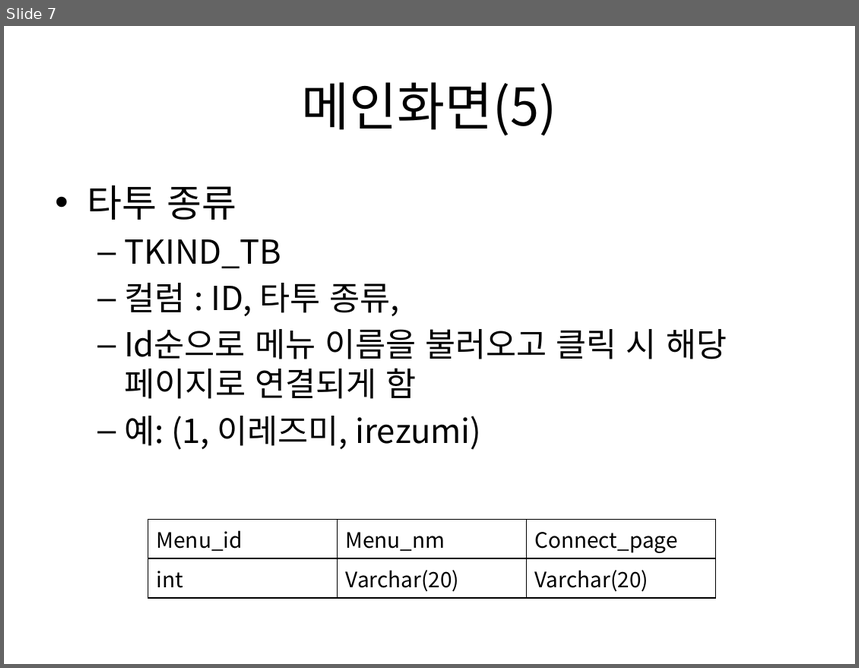
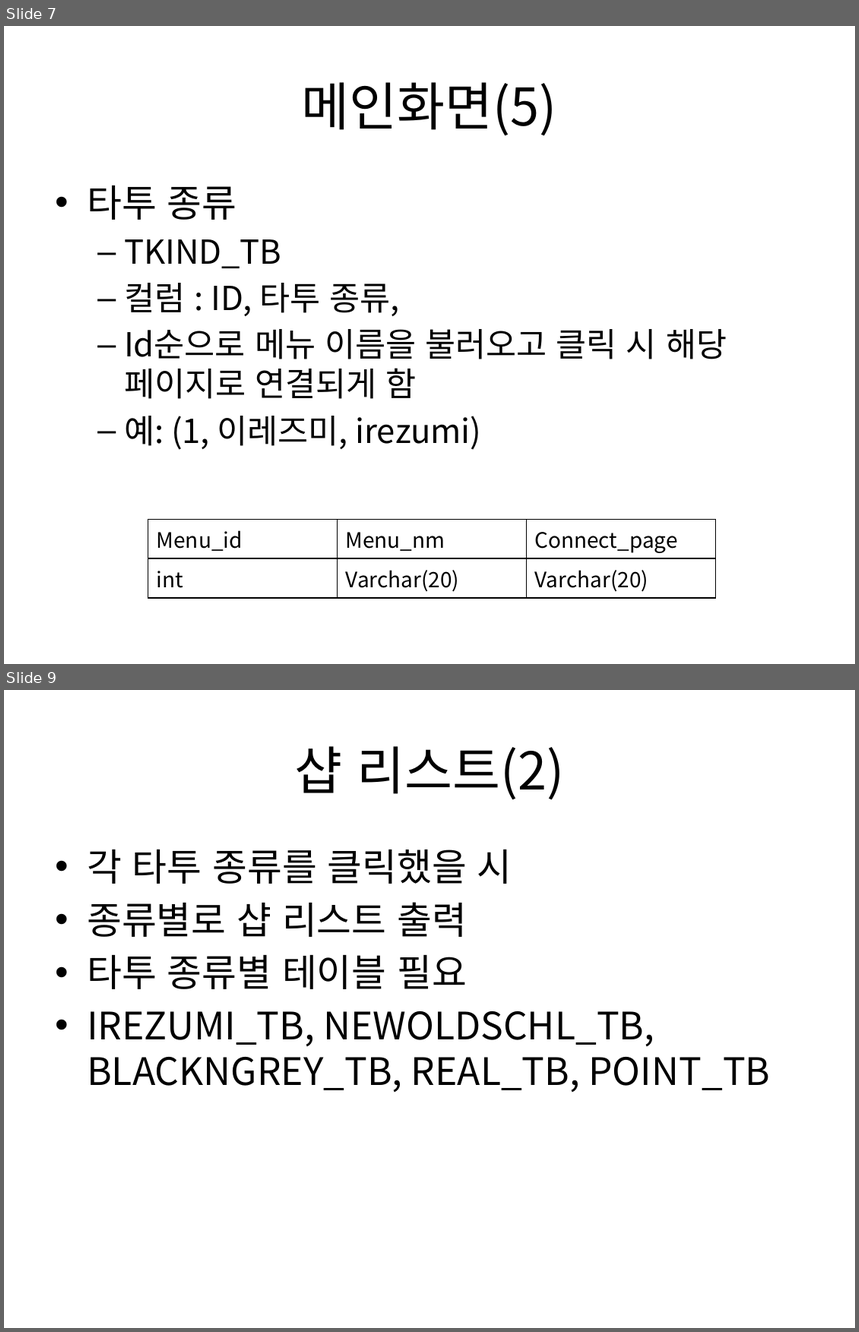
Before and after one commit to kurodari/ttm, a slide deck: docs/ttm DB설계.pptx. Shown one above the other, each under a label of ours: slide 7 before the commit, slides 7 and 9 after it; the slides between them are not shown. The pictures are 859x668 and 859x1332 pixels, drawn with LibreOffice and Linux fonts; fonts in the diff are those of the drawing. Boxes give left, top, right and bottom in pixels: in the first picture for what was removed or moved away, otherwise in the second. Text is boxed around its words. In the diff, an @@ line names an element or a change of style, - is before the commit and + after.

Commit message:
샵리스트 DB설계 추가1

```diff
--- a/docs/ttm DB설계.pptx
+++ b/docs/ttm DB설계.pptx
@@ slide 9 added at (4,690,855,1328), background #FFFFFF @@
@@ title added at (294,746,564,800), 44 pt, text #000000 @@
+샵 리스트(2)
@@ text added at (87,850,770,1092), 32 pt, text #000000 @@
+• 각 타투 종류를 클릭했을 시
+• 종류별로 샵 리스트 출력
+• 타투 종류별 테이블 필요
+• IREZUMI_TB, NEWOLDSCHL_TB, BLACKNGREY_TB, REAL_TB, POINT_TB
```
Also in this commit, not shown: 2 other slides added.
